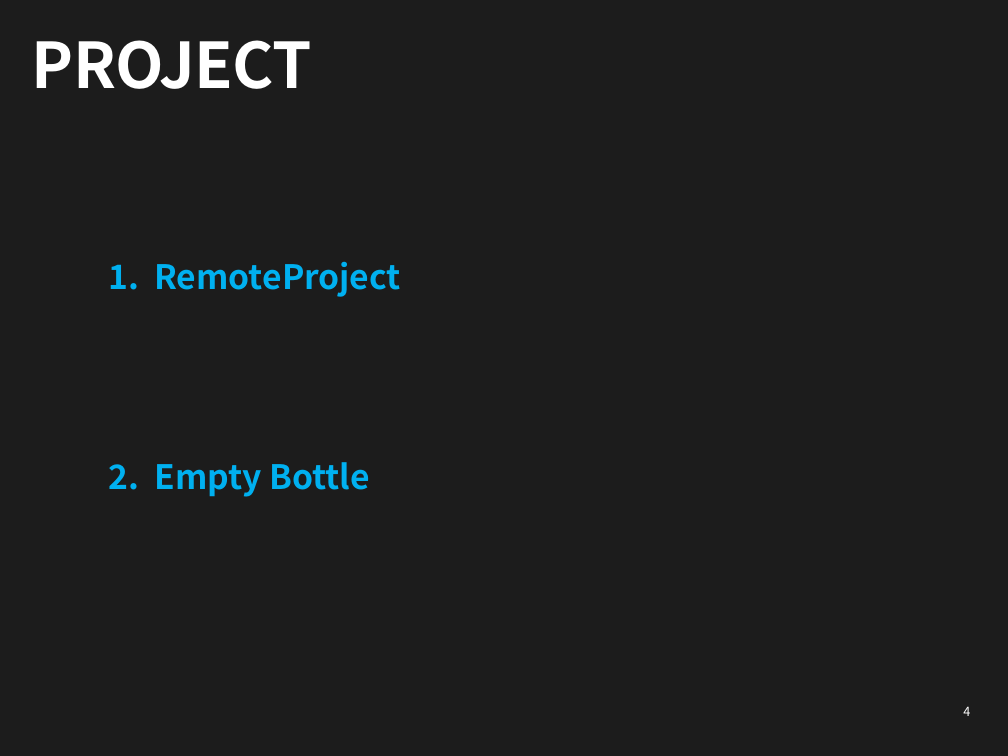
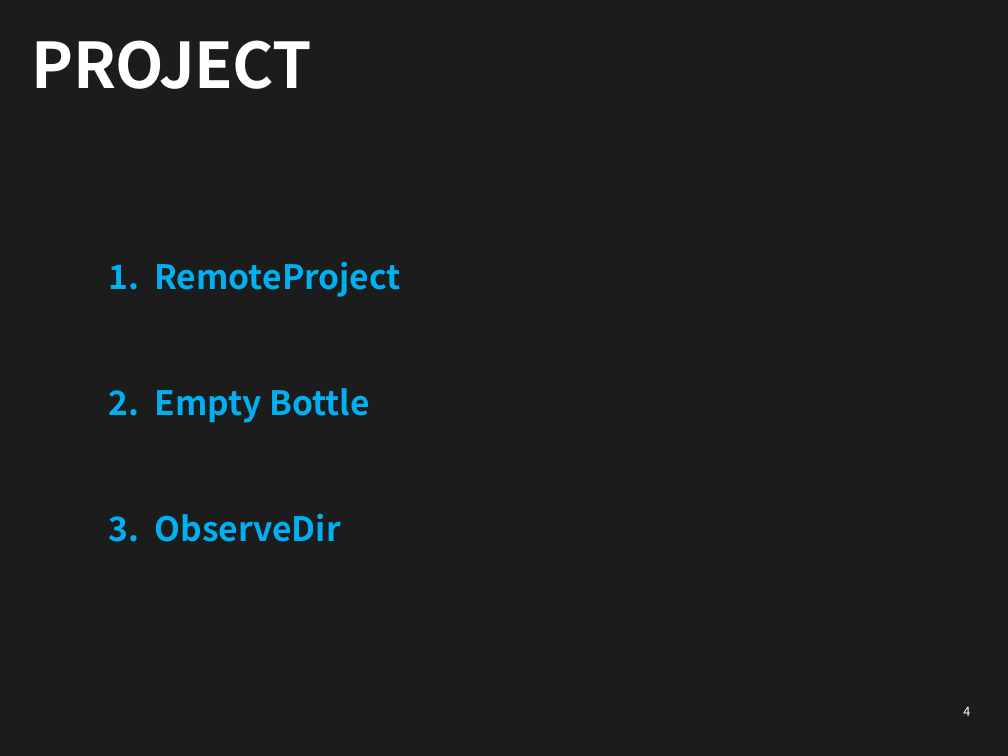
Before and after one commit to Guyclops/Resume, a slide deck: slide 4 of 신준태_포트폴리오.pptx. Drawn at 1008x756 pixels with LibreOffice and Linux fonts; fonts in the diff are those of the drawing. Boxes give left, top, right and bottom in pixels: in the first picture for what was removed or moved away, otherwise in the second. Text is boxed around its words. In the diff, an @@ line names an element or a change of style, - is before the commit and + after.

Commit message:
20171109 ObserveDir 프로젝트 추가

```diff
--- a/신준태_포트폴리오.pptx
+++ b/신준태_포트폴리오.pptx
@@ text "2. Empty Bottle": place and size @@
-text "2. Empty Bottle" at bbox=[108, 462, 370, 497]
+text "2. Empty Bottle" at bbox=[108, 388, 370, 423]
@@ text added at bbox=[109, 513, 341, 542], 24 pt, text #00B0F0, bold @@
+3. ObserveDir
```
Also in this commit, not shown: 1 other slide changed, 7 slides added, 1 other file.
